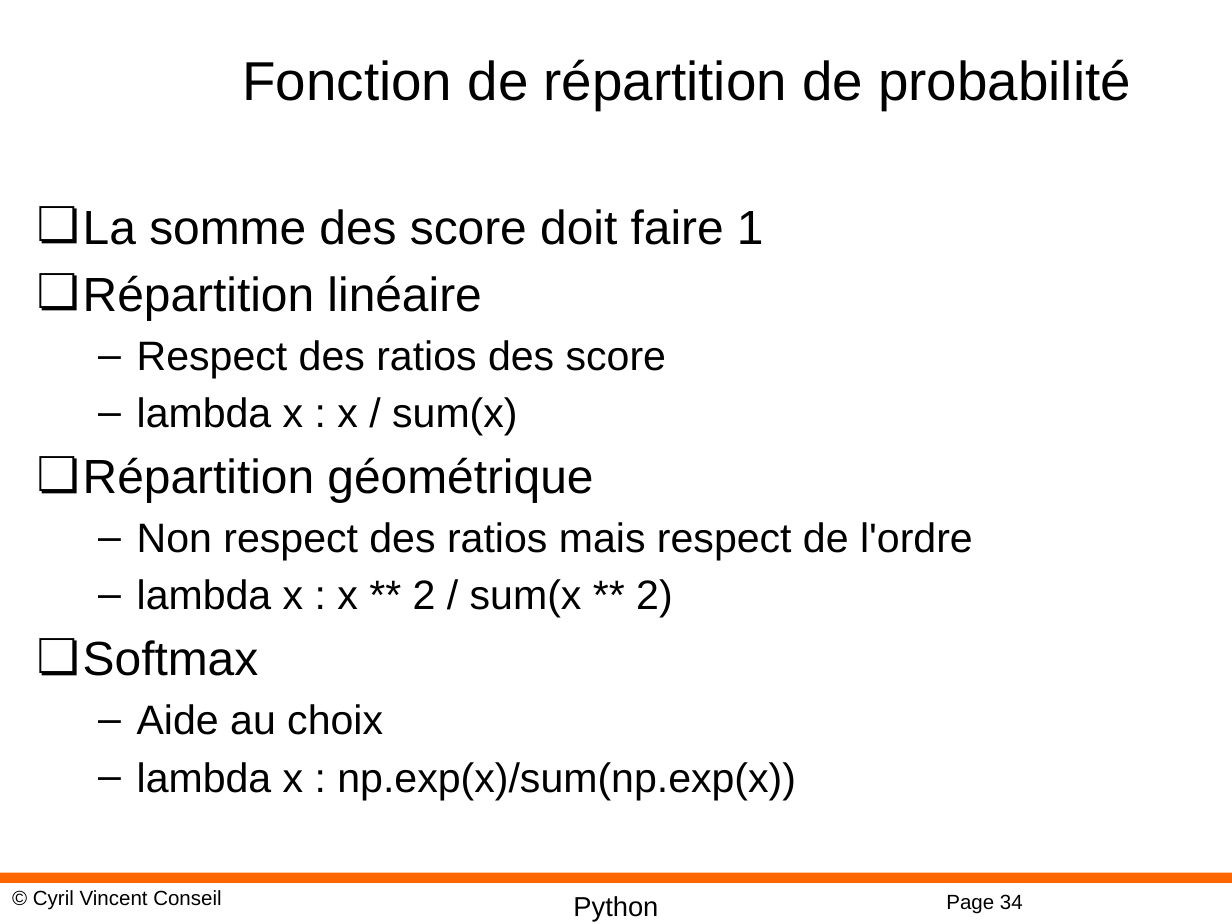
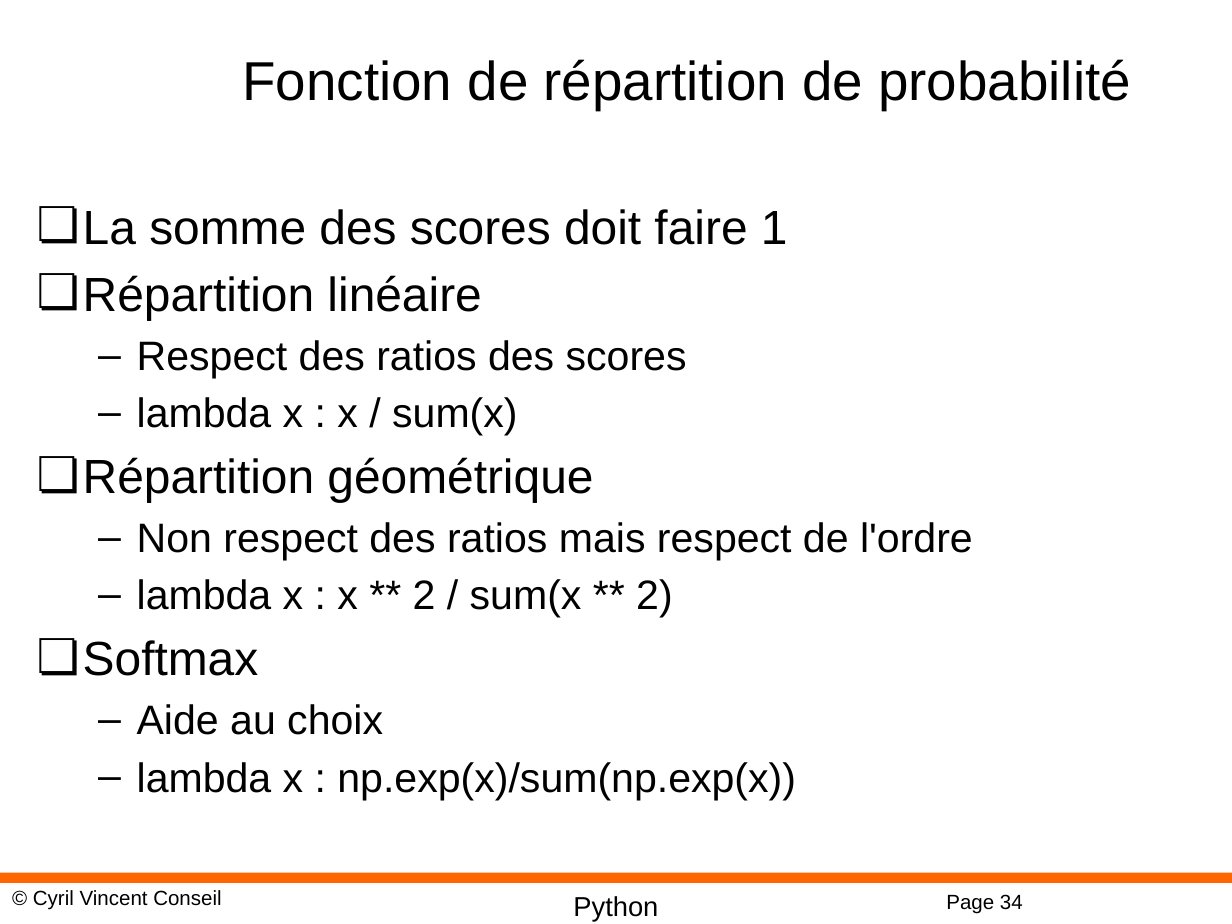
Before and after one commit to cyrilvincent/DL, a slide deck: slide 34 of PPT/DeepLearning09-Keras.pptx. Drawn at 1232x924 pixels with LibreOffice and Linux fonts; fonts in the diff are those of the drawing; background and template pictures are left out. Boxes give left, top, right and bottom in pixels: in the first picture for what was removed or moved away, otherwise in the second. Text is boxed around its words. In the diff, an @@ line names an element or a change of style, - is before the commit and + after.

```diff
--- a/PPT/DeepLearning09-Keras.pptx
+++ b/PPT/DeepLearning09-Keras.pptx
@@ text at (83,209,788,245): text changed @@
-❏ La somme des score doit faire 1
+❏ La somme des scores doit faire 1
@@ text at (137,340,687,378): text changed @@
-  – Respect des ratios des score
+  – Respect des ratios des scores
```
Also in this commit, not shown: 1 other slide changed, 5 other files.
